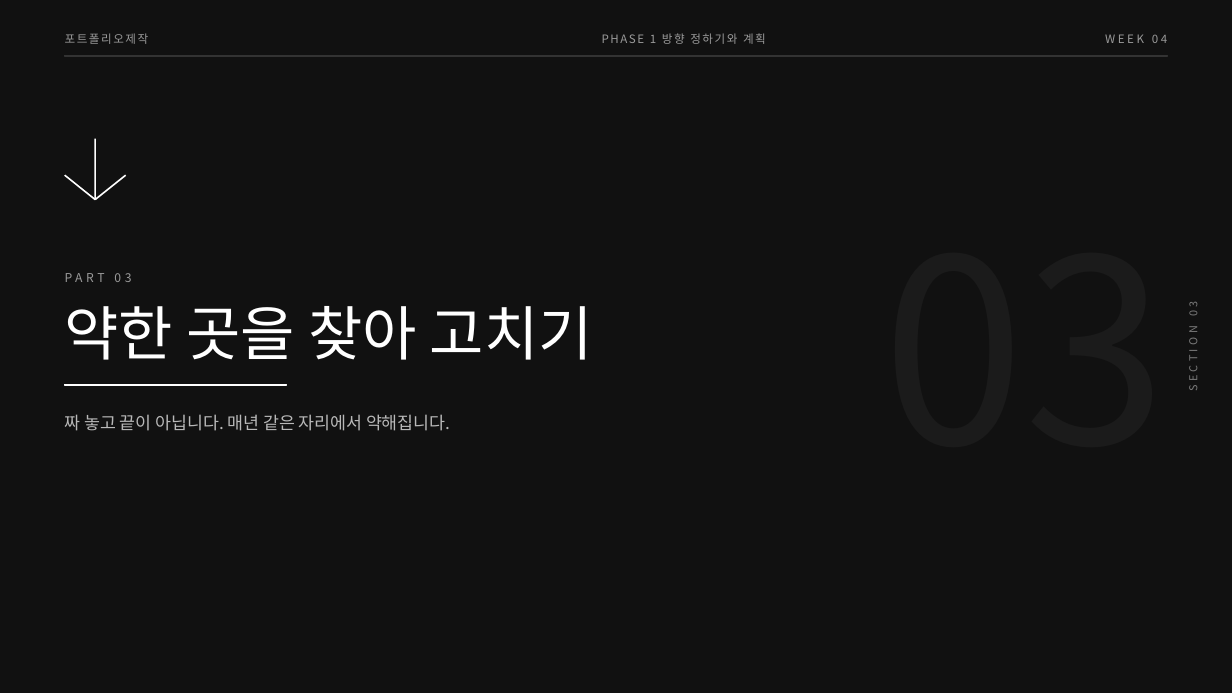
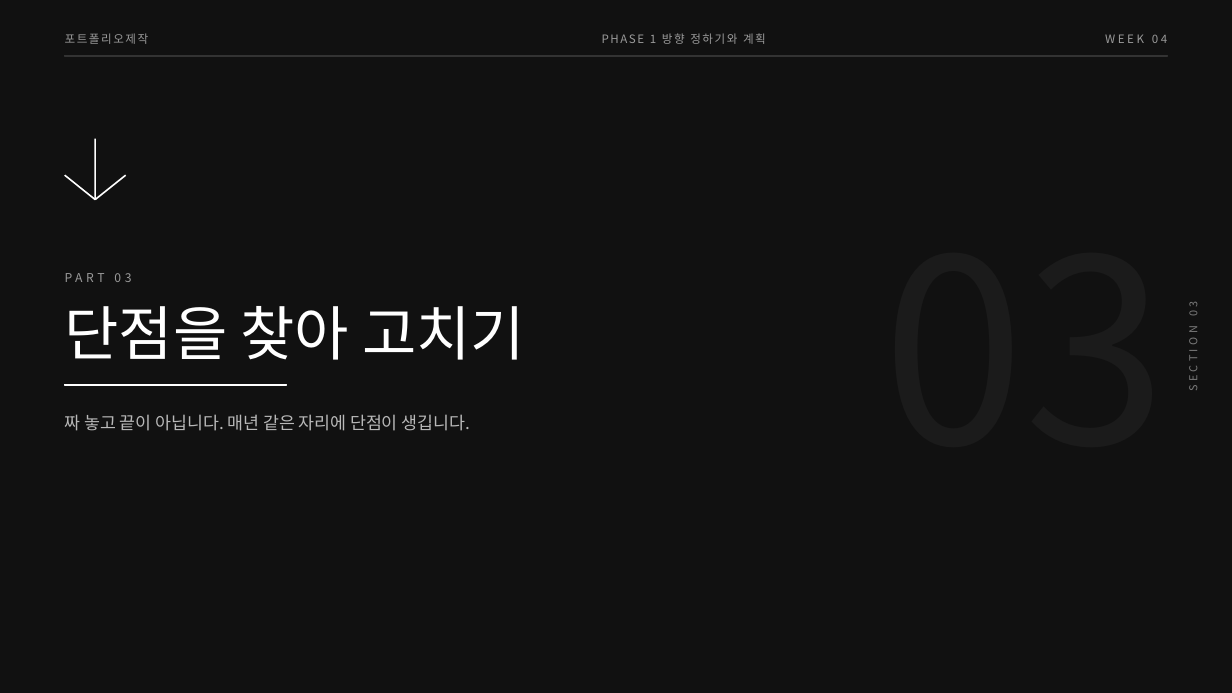
Before and after one commit to design-eng/MIN.D, a slide deck: slide 10 of dist/weeks-포트폴리오제작/포트폴리오제작_04주차_이야기흐름짜기.pptx. Drawn at 1232x693 pixels with LibreOffice and Linux fonts; fonts in the diff are those of the drawing. Boxes give left, top, right and bottom in pixels: in the first picture for what was removed or moved away, otherwise in the second. Text is boxed around its words. In the diff, an @@ line names an element or a change of style, - is before the commit and + after.

```diff
--- a/dist/weeks-포트폴리오제작/포트폴리오제작_04주차_이야기흐름짜기.pptx
+++ b/dist/weeks-포트폴리오제작/포트폴리오제작_04주차_이야기흐름짜기.pptx
@@ text at (65, 306, 525, 360): text changed @@
-약한 곳을 찾아 고치기
+단점을 찾아 고치기
@@ text at (65, 414, 470, 431): text changed @@
-짜 놓고 끝이 아닙니다. 매년 같은 자리에서 약해집니다.
+짜 놓고 끝이 아닙니다. 매년 같은 자리에 단점이 생깁니다.
```
Also in this commit, not shown: 4 other slides changed, 12 other files.
